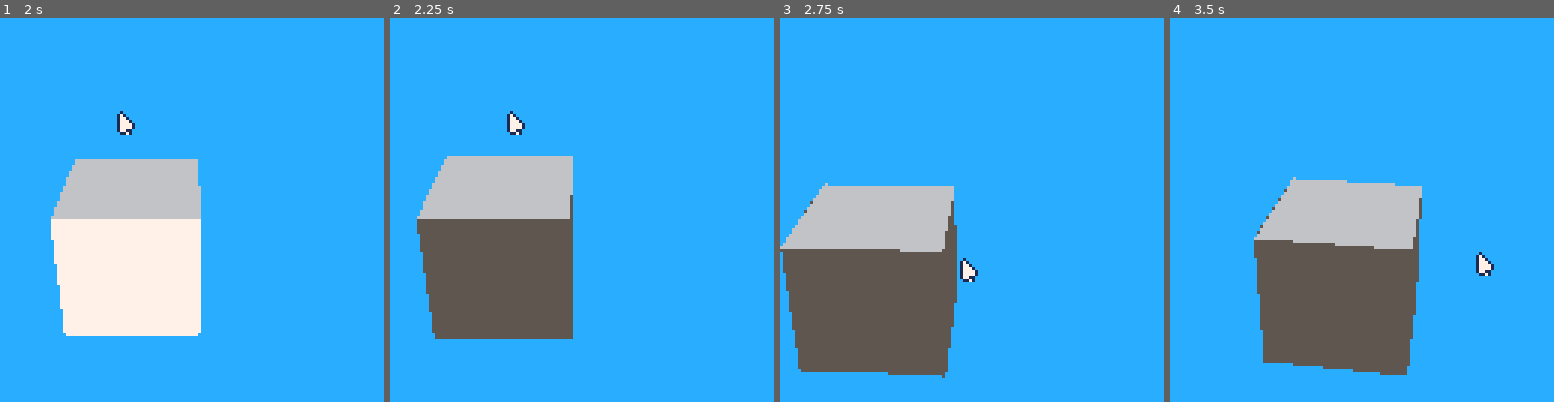
Above: before the commit, frames 1-4 (left to right).
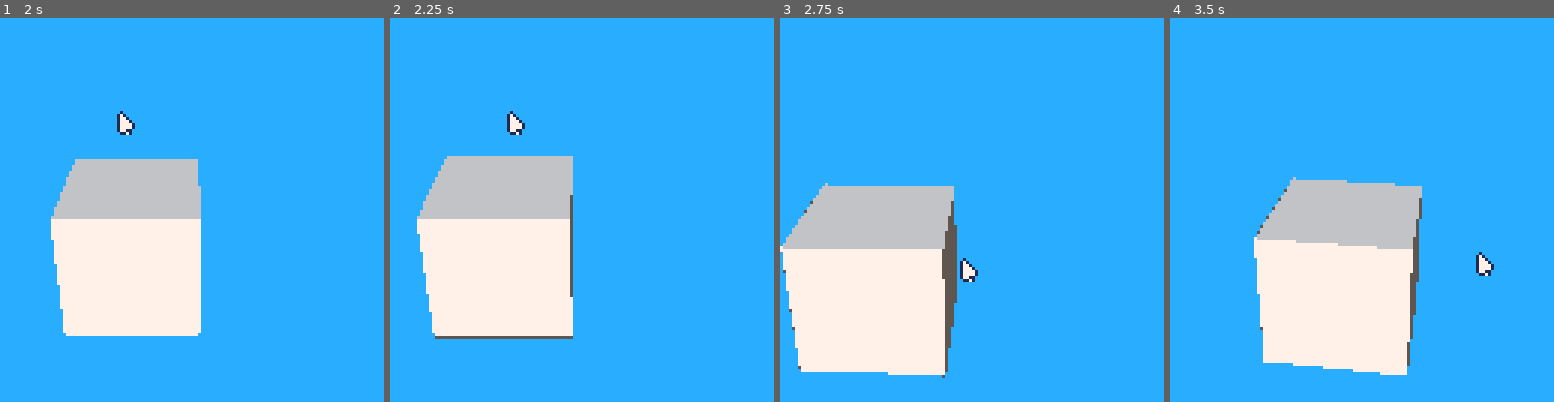
Above: after the commit, the same moments.

Repository: Woj-Rak/PICO-8-RENDERER
Game: PICO-8 cartridge renderer.p8
The game is run twice, just before and just after one commit, with the same random seed, the same clock (stepped at 60 frames per second) and the same inputs.
Inputs (mouse positions are in pixels of both pictures, inside the frame that each line leads up to):
- Up to frame 1 (2 s): tap X (X key) at 0.33, 1.07, 1.85 s; click (280, 121) at 0.67 s; tap O (Z key) at 0.7, 1.7 s; click (46, 267) at 1.22 s; hold Right from 1.6 s (still down); click (107, 114) at 1.77 s
- Up to frame 2 (2.25 s): release Right at 2.1 s; tap O (Z key) at 2.1 s; hold Up from 2.15 s (still down)
- Up to frame 3 (2.75 s): click (952, 259) at 2.32 s; release Up at 2.42 s; hold Right from 2.47 s (still down); tap O (Z key) at 2.5 s
- Up to frame 4 (3.5 s): click (1404, 106) at 2.87 s; tap O (Z key) at 2.9, 3.3 s; tap X (X key) at 2.97 s; release Right at 3.03 s; hold Left from 3.08 s (still down); click (1465, 256) at 3.42 s

Frame 1 is identical in both runs. In frame 2, 12% of the frame differs, in the area x 7-48%, y 52-83%; in frame 3, 13%, in the area x 0-43%, y 59-93%; in frame 4, 13%.

Commit message:
painters algorithm implementation for when there are multiple meshes

Diff:
--- a/renderer.p8
+++ b/renderer.p8
@@ -15,9 +15,6 @@
 
 -- TODO:
 -- critical:
--- let user controls which axis are spinning
--- issues with multiple meshes rendering
-    -- + calculate average depth and just use the painters algorithm
 -- add some stuff to the github readme and make repo public
 
 -- next version:
@@ -25,7 +22,7 @@
 -- texture loading?
     -- removed a lot of the texture related code so all of that will need another look
 -- if not textures then use solid colors that can be changed at run time?
-
+-- shading implemenation something along the lines of pico-cad
 
 debug = false
 -- 0 = no rotation
@@ -194,6 +191,9 @@
                 end
             end
 
+            -- average depth
+            local avg_depth = (transformed_vertices[1].z + transformed_vertices[2].z + transformed_vertices[3].z) / 3
+
             -- shading
             local light_intensity = -vec_dot(n, main_light.direction)
             if light_intensity > 1 then
@@ -221,7 +221,22 @@
                 end
 
                 projected_triangle.c = light_intensity
+                projected_triangle.avg_depth = avg_depth
+
                 add(triangles_to_render, projected_triangle)
+            end
+        end
+    end
+
+    -- sort the triangles to render by their average depth
+    if (backface_culling and #meshes < 2) then return end
+
+    for i=1,#triangles_to_render do
+        for j=1,#triangles_to_render do
+            if triangles_to_render[i].avg_depth > triangles_to_render[j].avg_depth then
+                local tmp = triangles_to_render[i]
+                triangles_to_render[i] = triangles_to_render[j]
+                triangles_to_render[j] = tmp
             end
         end
     end
